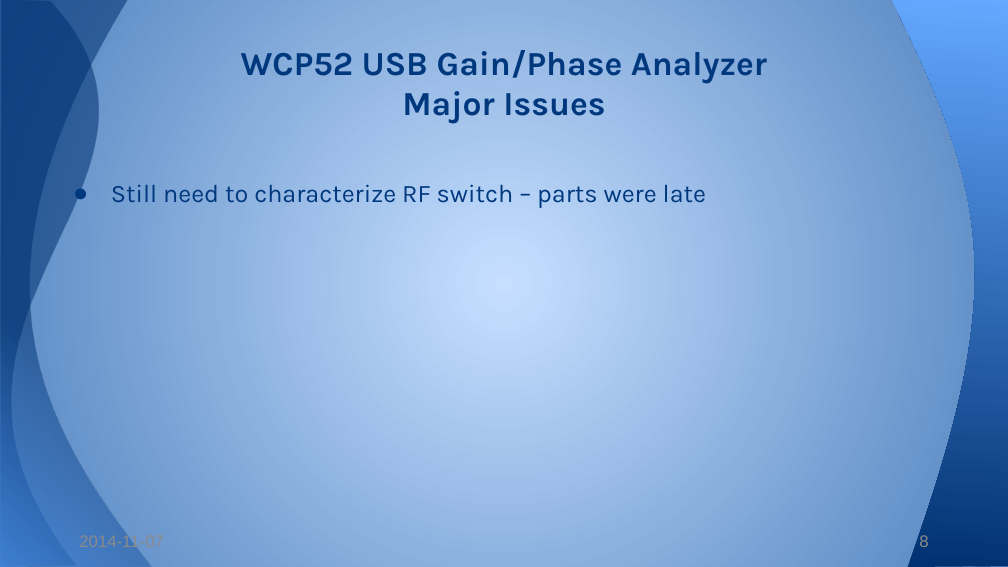
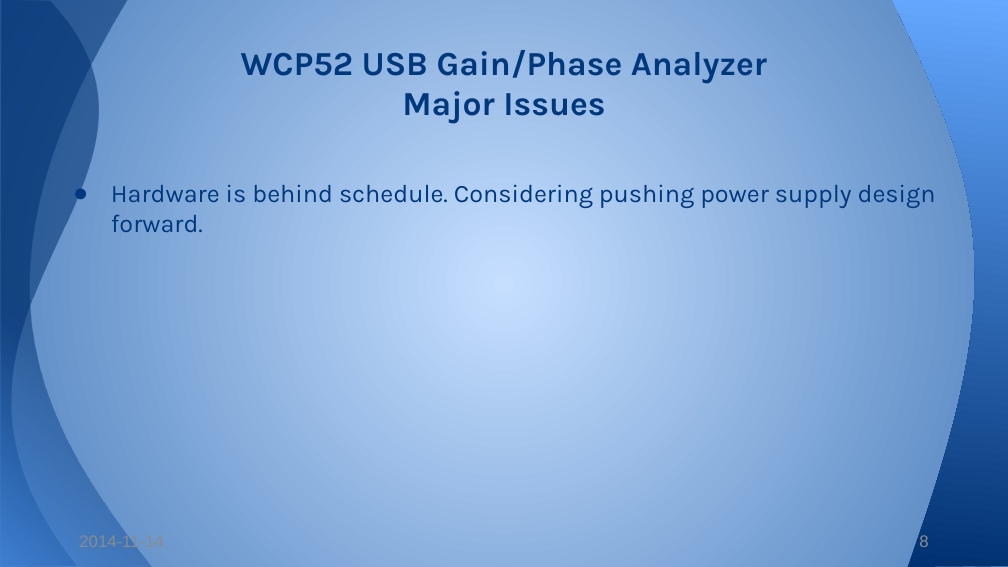
Before and after one commit to WCP52/docs, a slide deck: slide 8 of wsr/StatusPres.pptx. Drawn at 1008x567 pixels with LibreOffice and Linux fonts; fonts in the diff are those of the drawing. Boxes give left, top, right and bottom in pixels: in the first picture for what was removed or moved away, otherwise in the second. Text is boxed around its words. In the diff, an @@ line names an element or a change of style, - is before the commit and + after.

```diff
--- a/wsr/StatusPres.pptx
+++ b/wsr/StatusPres.pptx
@@ text at <box>111,184,936,232</box>: text changed @@
-● Still need to characterize RF switch – parts were late
+● Hardware is behind schedule. Considering pushing power supply design forward.
@@ text at <box>79,536,164,547</box>: text changed @@
-2014-11-07
+2014-11-14
```
Also in this commit, not shown: 7 other slides changed.
